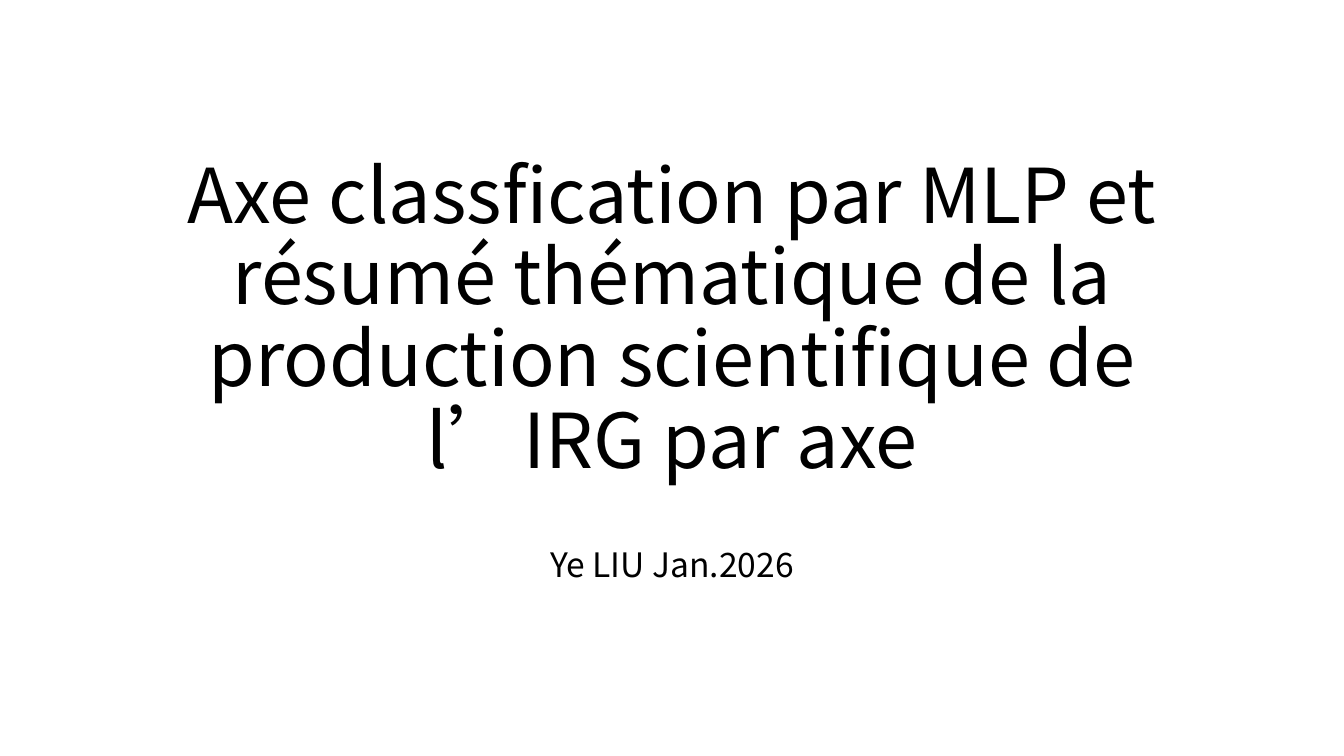
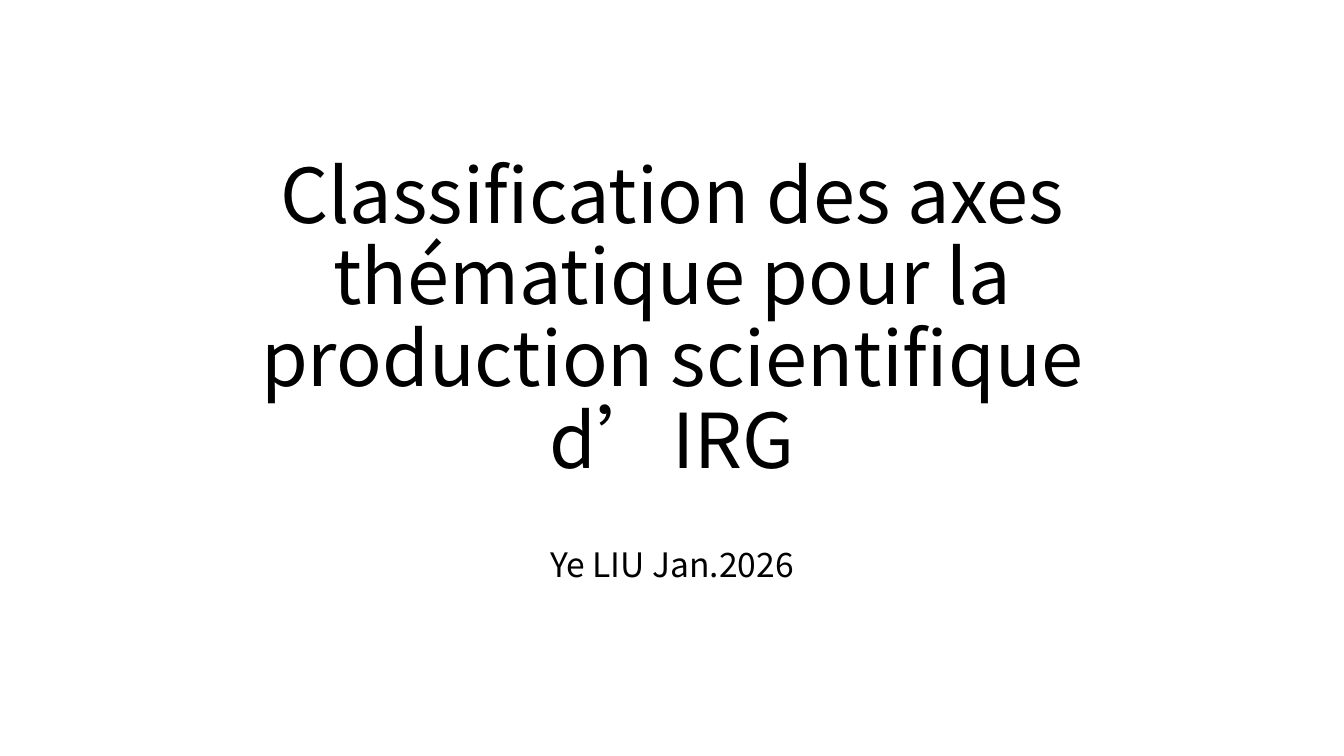
Before and after one commit to yeliu-dh/hal_insight, a slide deck: slide 1 of axe_classification.pptx. Drawn at 1344x756 pixels with LibreOffice and Linux fonts; fonts in the diff are those of the drawing. Boxes give left, top, right and bottom in pixels: in the first picture for what was removed or moved away, otherwise in the second. Text is boxed around its words. In the diff, an @@ line names an element or a change of style, - is before the commit and + after.

```diff
--- a/axe_classification.pptx
+++ b/axe_classification.pptx
@@ title at (261,162,1083,469): text changed @@
-Axe classfication par MLP et résumé thématique de la production scientifique de l’IRG par axe
+Classification des axes thématique pour la production scientifique d’IRG
```
Also in this commit, not shown: 1 other slide changed, 8 slides added, 2 slides removed, 10 other files.
